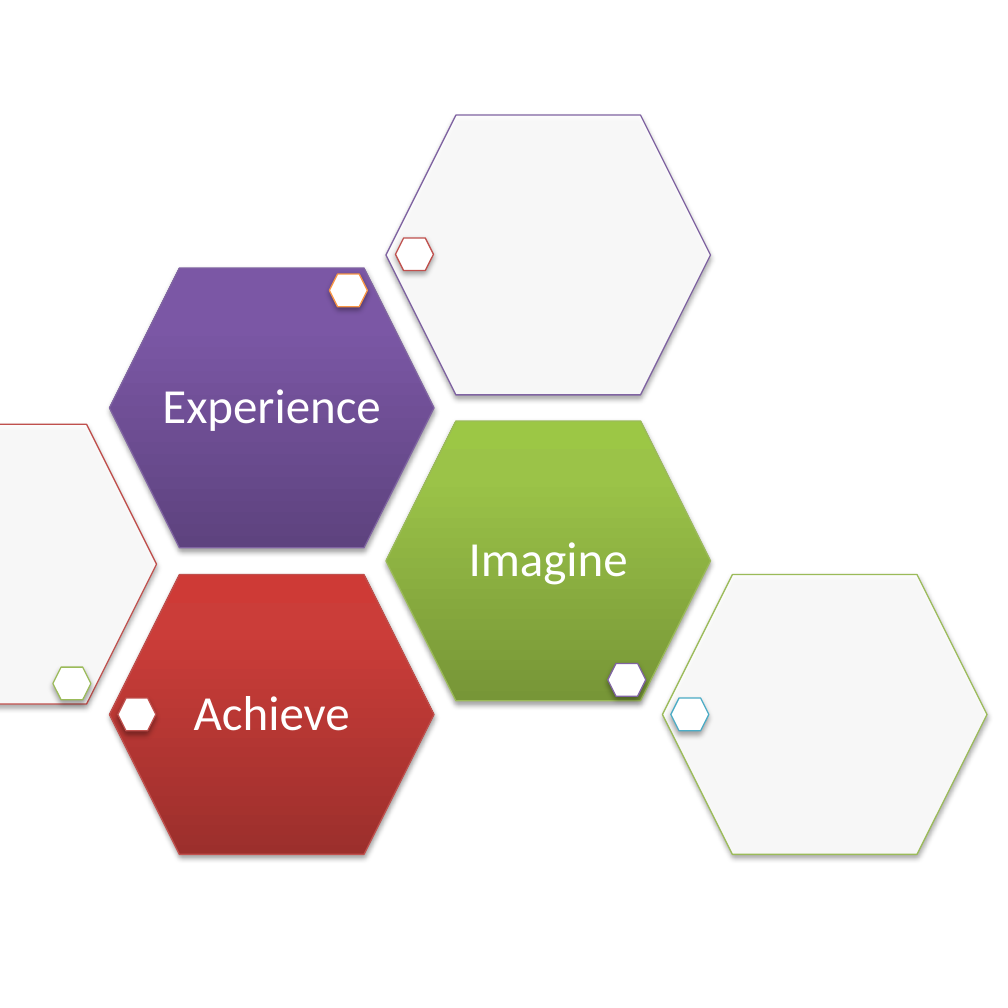
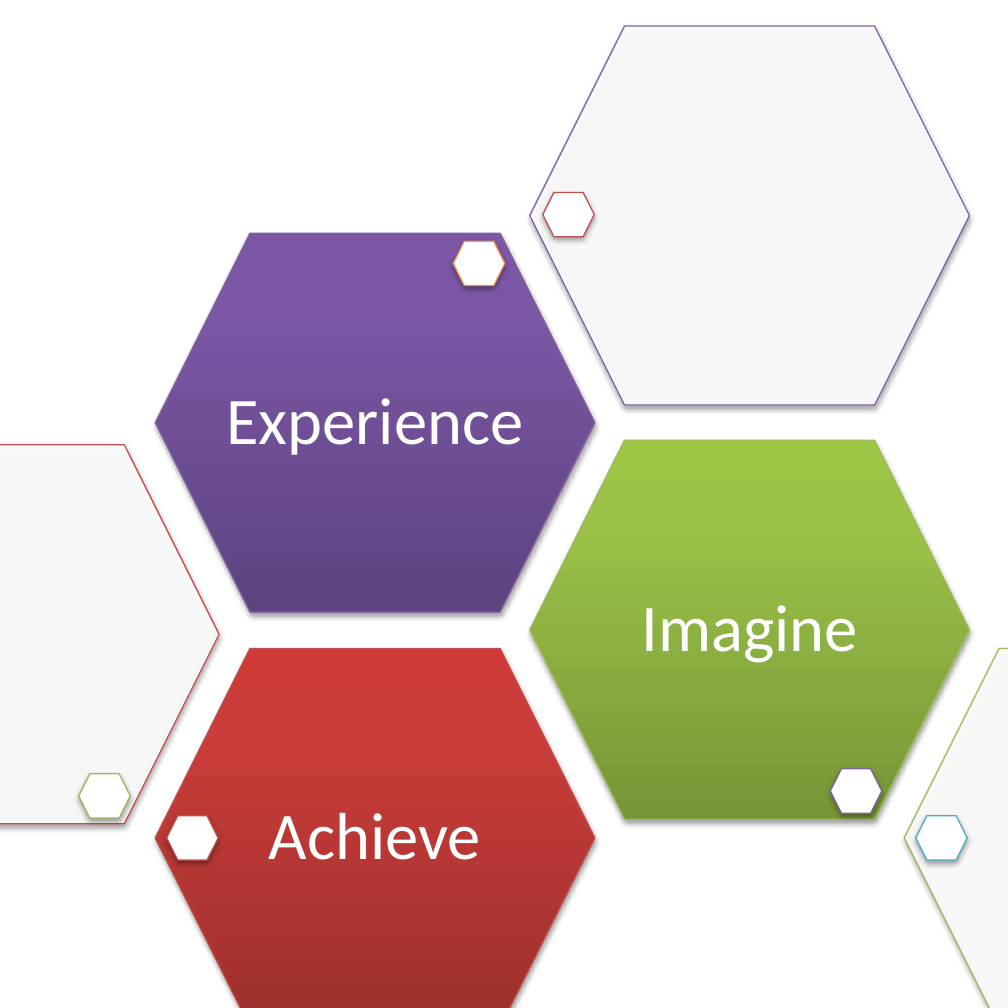
Before and after one commit to cps-sei/dart, a slide deck: slide 1 of images/videos.pptx. Drawn at 1008x1008 pixels with LibreOffice and Linux fonts; fonts in the diff are those of the drawing. Boxes give left, top, right and bottom in pixels: in the first picture for what was removed or moved away, otherwise in the second. Text is boxed around its words. In the diff, an @@ line names an element or a change of style, - is before the commit and + after.

Commit message:
changed graphic.

```diff
--- a/images/videos.pptx
+++ b/images/videos.pptx
@@ hexagon resized from (x1=386, y1=115, x2=711, y2=394) to (x1=530, y1=26, x2=970, y2=406) @@
@@ hexagon resized from (x1=396, y1=238, x2=433, y2=271) to (x1=543, y1=193, x2=595, y2=237) @@
@@ hexagon resized from (x1=110, y1=268, x2=435, y2=548) to (x1=155, y1=233, x2=595, y2=612) @@
@@ hexagon resized from (x1=329, y1=275, x2=367, y2=307) to (x1=454, y1=242, x2=505, y2=286) @@
@@ text "Experience" moved from (x1=162, y1=389, x2=380, y2=431) to (x1=226, y1=398, x2=523, y2=455) @@
@@ hexagon resized from (x1=0, y1=425, x2=158, y2=704) to (x1=0, y1=445, x2=219, y2=824) @@
@@ hexagon resized from (x1=386, y1=421, x2=711, y2=701) to (x1=530, y1=440, x2=970, y2=819) @@
@@ size 28 to 38 pt; more space between paragraphs in 3 elements at (x1=226, y1=398, x2=523, y2=455), (x1=269, y1=813, x2=481, y2=860), (x1=641, y1=605, x2=857, y2=663) @@
@@ text "Imagine" moved from (x1=469, y1=542, x2=628, y2=585) to (x1=641, y1=605, x2=857, y2=663) @@
@@ hexagon resized from (x1=110, y1=575, x2=435, y2=854) to (x1=155, y1=649, x2=595, y2=1008) @@
@@ hexagon resized from (x1=663, y1=575, x2=988, y2=854) to (x1=905, y1=649, x2=1008, y2=1008) @@
@@ hexagon removed at (x1=607, y1=664, x2=645, y2=697) @@
@@ text "Achieve" moved from (x1=194, y1=696, x2=350, y2=731) to (x1=269, y1=813, x2=481, y2=860) @@
@@ hexagon removed at (x1=670, y1=698, x2=708, y2=731) @@
@@ hexagon resized from (x1=53, y1=667, x2=91, y2=699) to (x1=79, y1=774, x2=131, y2=818) @@
@@ hexagon added at (x1=830, y1=769, x2=882, y2=813), fill #FFFFFF, outline #8064A2 0.75 pt @@
@@ hexagon resized from (x1=118, y1=698, x2=156, y2=731) to (x1=166, y1=815, x2=218, y2=859) @@
@@ hexagon added at (x1=916, y1=815, x2=968, y2=859), fill #FFFFFF, outline #4BACC6 0.75 pt @@
```
